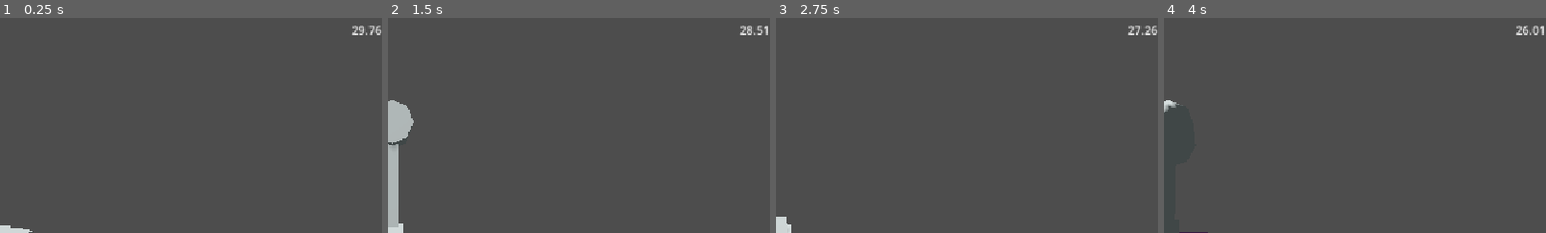
Above: before the commit, frames 1-4 (left to right).
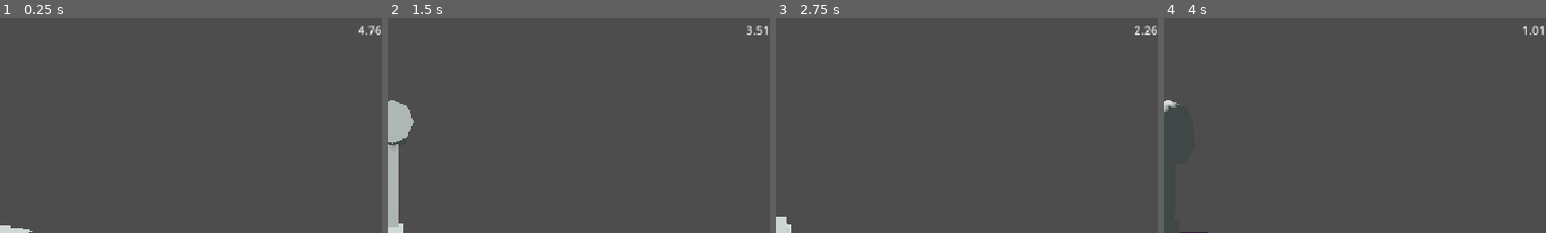
Above: after the commit, the same moments.

Repository: gheja/bot-loop
Game: Godot game, scene res://scenes/main_scene.tscn
Same seed, same stepped clock (60 frames per second), same inputs: the game is played once before the commit and once after it.
Inputs (mouse positions are % of the whole screen's width and height, from its top left):
- Up to frame 1 (0.25 s): no input
- Up to frame 2 (1.5 s): tap Enter at 0.5 s; move the mouse to (55, 50) at 0.52 s; hold W (move_up) from 0.53 s (still down); tap E (action_primary) at 0.6, 1.35 s; move the mouse to (45, 50) at 1.27 s
- Up to frame 3 (2.75 s): keep holding W (move_up); move the mouse to (52, 48) at 2.02 s; tap E (action_primary) at 2.1 s
- Up to frame 4 (4 s): keep holding W (move_up); move the mouse to (49, 52) at 2.77 s; tap E (action_primary) at 2.85, 3.6 s; move the mouse to (57, 51) at 3.52 s
The pictures show only the part of the screen within x 50-100%, y 0-50%; the shares and areas given below are measured in that part.

The runs differ from the first frame. In frame 1, 0.1% of the frame differs, in the area x 92-98%, y 3-8%; in frame 2, 0.1%; in frame 3, less than 0.1%; in frame 4, 0.1%.

Commit message:
Added Transition UI, adjusted main timer, now restarting level

Diff:
--- a/src/autoload/signals.gd
+++ b/src/autoload/signals.gd
@@ -1,3 +1,4 @@
 extends Node
 
 signal stop_pressed
+signal start_transition
--- /dev/null
+++ b/src/autoload/transition_ui.gd
@@ -0,0 +1,10 @@
+extends Control
+
+func _ready() -> void:
+	Signals.start_transition.connect(_on_start_transition)
+
+func _on_start_transition():
+	$AnimationPlayer.play("transition")
+
+func switch_scene():
+	get_tree().reload_current_scene()
--- /dev/null
+++ b/src/autoload/transition_ui.tscn
@@ -0,0 +1,81 @@
+[gd_scene load_steps=5 format=3 uid="uid://bx7o4vlfgle16"]
+
+[ext_resource type="Script" uid="uid://cs3hal02batps" path="res://autoload/transition_ui.gd" id="1_bd04y"]
+
+[sub_resource type="Animation" id="Animation_bd04y"]
+length = 0.001
+tracks/0/type = "value"
+tracks/0/imported = false
+tracks/0/enabled = true
+tracks/0/path = NodePath("ColorRect:modulate")
+tracks/0/interp = 1
+tracks/0/loop_wrap = true
+tracks/0/keys = {
+"times": PackedFloat32Array(0),
+"transitions": PackedFloat32Array(1),
+"update": 0,
+"values": [Color(1, 1, 1, 0)]
+}
+
+[sub_resource type="Animation" id="Animation_0nooc"]
+resource_name = "transition"
+length = 0.5
+step = 0.05
+tracks/0/type = "value"
+tracks/0/imported = false
+tracks/0/enabled = true
+tracks/0/path = NodePath("ColorRect:modulate")
+tracks/0/interp = 2
+tracks/0/loop_wrap = true
+tracks/0/keys = {
+"times": PackedFloat32Array(0, 0.25, 0.5),
+"transitions": PackedFloat32Array(1, 1, 1),
+"update": 0,
+"values": [Color(1, 1, 1, 0), Color(1, 1, 1, 1), Color(1, 1, 1, 0)]
+}
+tracks/1/type = "method"
+tracks/1/imported = false
+tracks/1/enabled = true
+tracks/1/path = NodePath(".")
+tracks/1/interp = 1
+tracks/1/loop_wrap = true
+tracks/1/keys = {
+"times": PackedFloat32Array(0.25),
+"transitions": PackedFloat32Array(1),
+"values": [{
+"args": [],
+"method": &"switch_scene"
+}]
+}
+
+[sub_resource type="AnimationLibrary" id="AnimationLibrary_3jdms"]
+_data = {
+&"RESET": SubResource("Animation_bd04y"),
+&"transition": SubResource("Animation_0nooc")
+}
+
+[node name="TransitionUi" type="Control"]
+layout_mode = 3
+anchors_preset = 15
+anchor_right = 1.0
+anchor_bottom = 1.0
+grow_horizontal = 2
+grow_vertical = 2
+mouse_filter = 2
+script = ExtResource("1_bd04y")
+
+[node name="AnimationPlayer" type="AnimationPlayer" parent="."]
+libraries = {
+&"": SubResource("AnimationLibrary_3jdms")
+}
+
+[node name="ColorRect" type="ColorRect" parent="."]
+modulate = Color(1, 1, 1, 0)
+layout_mode = 1
+anchors_preset = 15
+anchor_right = 1.0
+anchor_bottom = 1.0
+grow_horizontal = 2
+grow_vertical = 2
+mouse_filter = 2
+color = Color(0.147672, 0.147672, 0.147672, 1)
--- a/src/project.godot
+++ b/src/project.godot
@@ -18,6 +18,7 @@
 [autoload]
 
 Signals="*res://autoload/signals.gd"
+TransitionUi="*res://autoload/transition_ui.tscn"
 
 [display]
 
--- a/src/scenes/main_scene.gd
+++ b/src/scenes/main_scene.gd
@@ -1,17 +1,21 @@
 extends Node3D
 
 @onready var main_interface: MainInterface = $MainInterface
+@onready var timer: Timer = $Timer
 
 func _ready() -> void:
 	Signals.stop_pressed.connect(_on_stop_pressed)
 
 	Input.mouse_mode = Input.MOUSE_MODE_CAPTURED
-	$Timer.start()
+	timer.timeout.connect(_on_timer_timeout)
+	timer.start()
 
 func _process(delta: float) -> void:
-	main_interface.update($Timer.time_left)
+	main_interface.update(timer.time_left)
 
+func _on_timer_timeout():
+	Signals.start_transition.emit()
 
 func _on_stop_pressed():
-	print($Timer.time_left)
-	$Timer.stop()
+	print(timer.time_left)
+	timer.stop()
--- a/src/scenes/main_scene.tscn
+++ b/src/scenes/main_scene.tscn
@@ -27,4 +27,5 @@
 [node name="LevelBase" parent="." instance=ExtResource("2_pw63i")]
 
 [node name="Timer" type="Timer" parent="."]
-wait_time = 30.0
+wait_time = 5.0
+one_shot = true
Not shown, added: src/autoload/transition_ui.gd.uid
